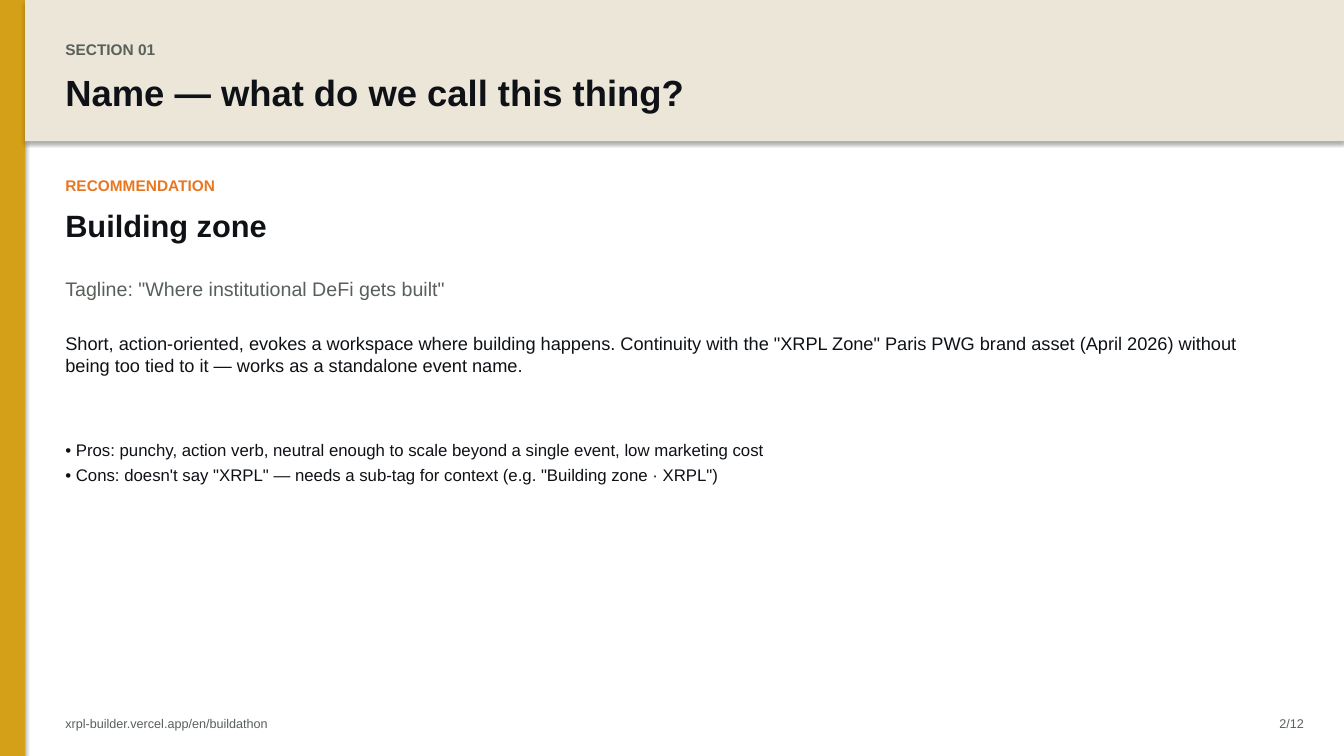
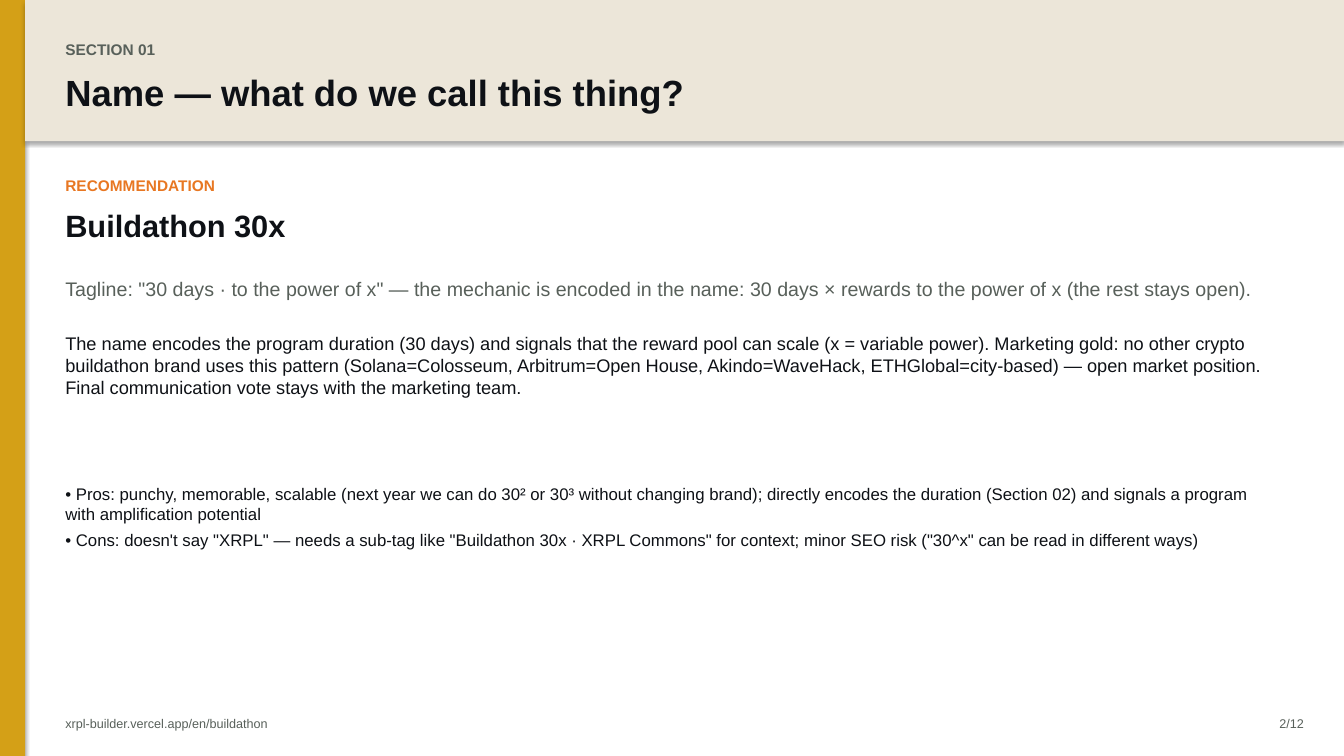
Before and after one commit to AurelienBg/xrpl-builder, a slide deck: slide 3 of buildathon-deck-en.pptx. Drawn at 1344x756 pixels with LibreOffice and Linux fonts; fonts in the diff are those of the drawing. Boxes give left, top, right and bottom in pixels: in the first picture for what was removed or moved away, otherwise in the second. Text is boxed around its words. In the diff, an @@ line names an element or a change of style, - is before the commit and + after.

Commit message:
feat(buildathon): apply comité decisions May 13, 2026
Major refactor across Sections 00, 01, 04, 05, 11, 12 + regenerate .pptx decks.

Section 01 (Name):
- Main proposal: "Buildathon 30^x" (was "Building zone")
- "Building zone" removed entirely from the alternatives
- "Buildathon 30x30" removed (became 30^x as main)
- Remaining alternatives: Buildathon (generic) · ChallengeX

Section 04 (Registry):
- Added realistic ambition target to green banner: "a few hundred to ~1000 users" per project on mainnet by day 30
- Decision attribution: committee May 13, 2026

Section 05 (Prizes) — full refonte:
- Pool $100k (was $30k) · 2026 annual budget
- Hybrid structure (3 brackets):
  - 5 major milestone-grants $10k each = $50k (structure: $3k upfront + $3k at M1 / 3mo + $4k at M2 / 6mo)
  - Up to 100 small prizes × €500 = $50k (no hard cap, pool-bounded)
  - Aquarium access for the 1st major prize (perk, no extra cash)
- Live-traction gate maintained (mainnet + on-chain via SourceTag day 30)
- Old "Pool $30k volume-gated" structure preserved in Alternatives

Section 00 (Synthesis):
- New green block "Parcours XRPL Commons" placing the Buildathon in context:
  Academy (academy.xrpl-commons.org) → Buildathon 30^x → Aquarium → Startup Studio (coming soon)
- Content produced during the Buildathon feeds back into the Academy
- Perpetual Hackathon flagged as distinct future project (not 2026 edition)

Section 11 (Inspiration):
- Solana Colosseum row enriched with Eternal (perpetual variant) sub-mention
- Frontier and Eternal both listed as inspiring models for XRPL Commons

Section 12 (Variant 1):
- Completely rewritten with comité-decided parameters:
  - Buildathon 30^x · Hybrid milestone-grants + XRPL Commons journey
  - $100k pool · 1 FTE · low overhead (~$120-150k all-in 1st edition)
  - Open (not curated) · target a few hundred → 1000 users
  - Weekly ship cadence + Commons amplification + IRL Commons House
  - Path integration: content → Academy, top 1 → Aquarium, suite → Startup Studio
- Variants 2 (Colosseum-pure) and 3 (Builders Cohort) preserved as alternatives

Decks regenerated:
- buildathon-deck.pptx (FR)
- buildathon-deck-en.pptx (EN)

FR + EN mirrored everywhere.

```diff
--- a/buildathon-deck-en.pptx
+++ b/buildathon-deck-en.pptx
@@ text at [65, 214, 285, 238]: text changed @@
-Building zone
+Buildathon 30x
@@ text at [65, 282, 1251, 300]: text changed @@
-Tagline: "Where institutional DeFi gets built"
+Tagline: "30 days · to the power of x" — the mechanic is encoded in the name: 30 days × rewards to the power of x (the rest stays open).
@@ text at [65, 336, 1261, 398]: text changed @@
-Short, action-oriented, evokes a workspace where building happens. Continuity with the "XRPL Zone" Paris PWG brand asset (April 2026) without being too tied to it — works as a standalone event name.
+The name encodes the program duration (30 days) and signals that the reward pool can scale (x = variable power). Marketing gold: no other crypto buildathon brand uses this pattern (Solana=Colosseum, Arbitrum=Open House, Akindo=WaveHack, ETHGlobal=city-based) — open market position. Final communication vote stays with the marketing team.
@@ text at [65, 488, 1247, 550]: text changed @@
-• Pros: punchy, action verb, neutral enough to scale beyond a single event, low marketing cost
-• Cons: doesn't say "XRPL" — needs a sub-tag for context (e.g. "Building zone · XRPL")
+• Pros: punchy, memorable, scalable (next year we can do 30² or 30³ without changing brand); directly encodes the duration (Section 02) and signals a program with amplification potential
+• Cons: doesn't say "XRPL" — needs a sub-tag like "Buildathon 30x · XRPL Commons" for context; minor SEO risk ("30^x" can be read in different ways)
```
Also in this commit, not shown: 4 other slides changed, 3 other files.
